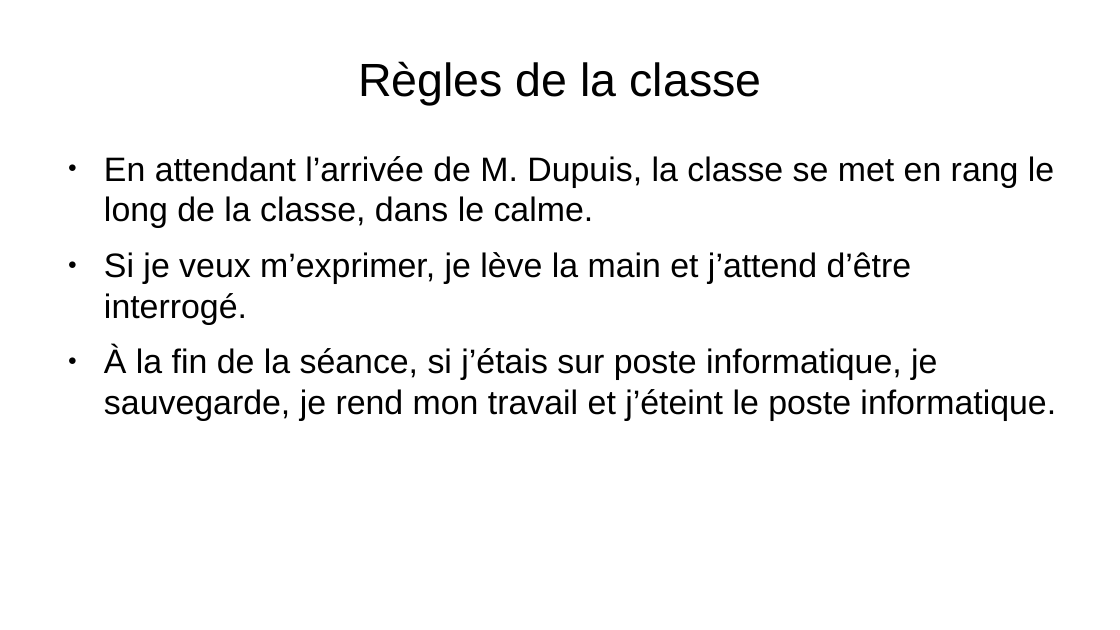
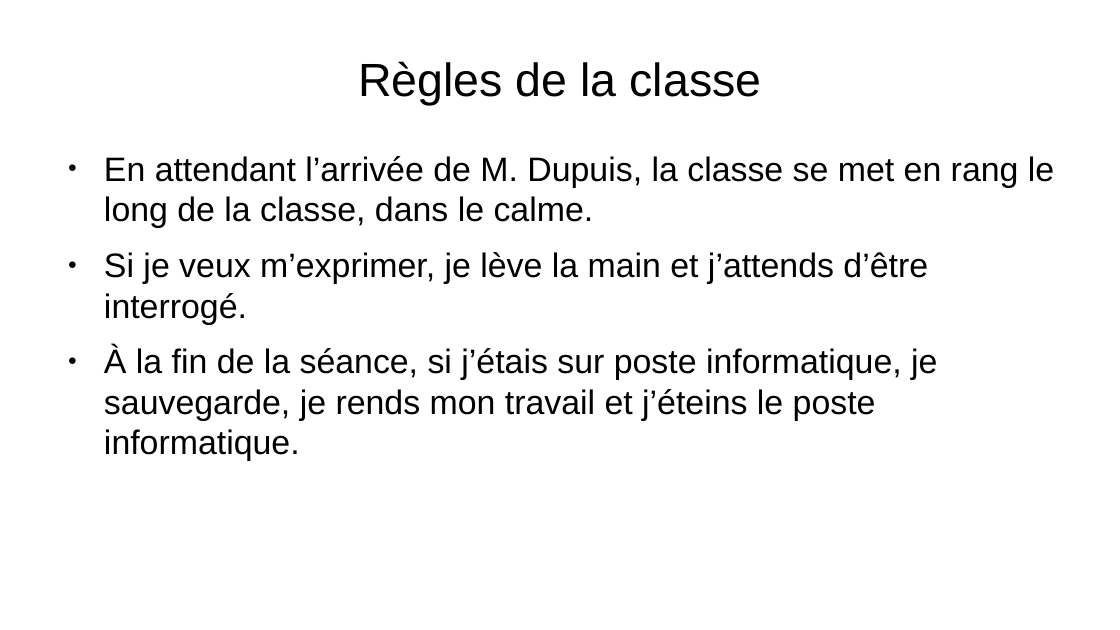
Before and after one commit to Merliin42/Cours-Techno, a slide deck: slide 2 of Introduction/Introduction.odp. Drawn at 1120x630 pixels with LibreOffice and Linux fonts; fonts in the diff are those of the drawing; background and template pictures are left out. Boxes give left, top, right and bottom in pixels: in the first picture for what was removed or moved away, otherwise in the second. Text is boxed around its words. In the diff, an @@ line names an element or a change of style, - is before the commit and + after.

```diff
--- a/Introduction/Introduction.odp
+++ b/Introduction/Introduction.odp
@@ text at [104, 252, 937, 461]: text changed @@
-● Si je veux m’exprimer, je lève la main et j’attend d’être interrogé.
-● À la fin de la séance, si j’étais sur poste informatique, je sauvegarde, je rend mon travail et j’éteint le poste informatique.
+● Si je veux m’exprimer, je lève la main et j’attends d’être interrogé.
+● À la fin de la séance, si j’étais sur poste informatique, je sauvegarde, je rends mon travail et j’éteins le poste informatique.
```
Also in this commit, not shown: 1 other slide changed, 2 other files.
